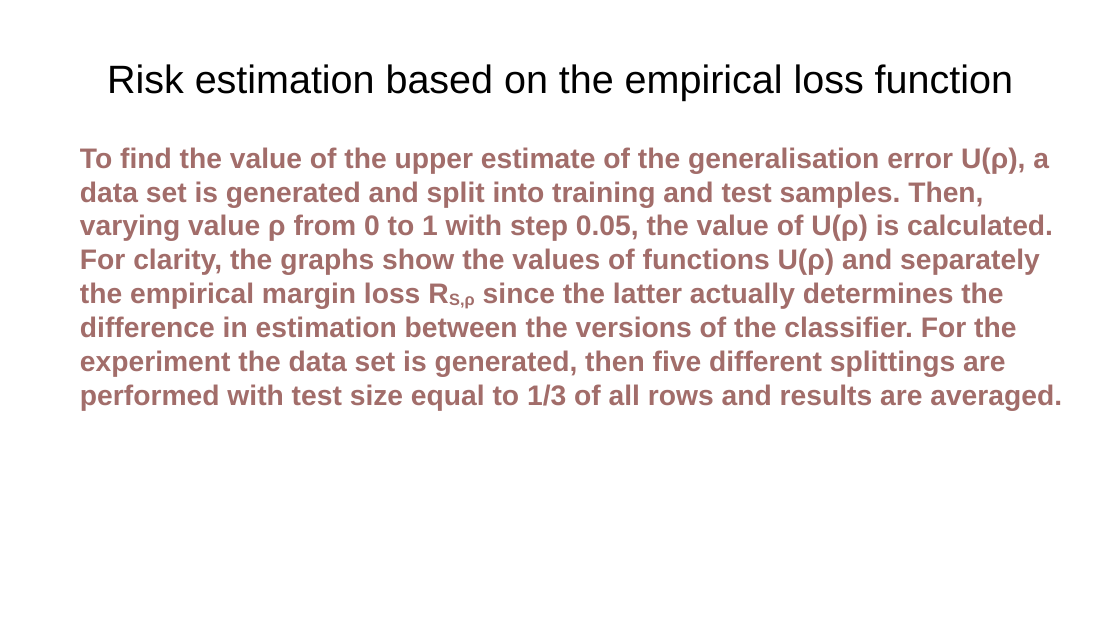
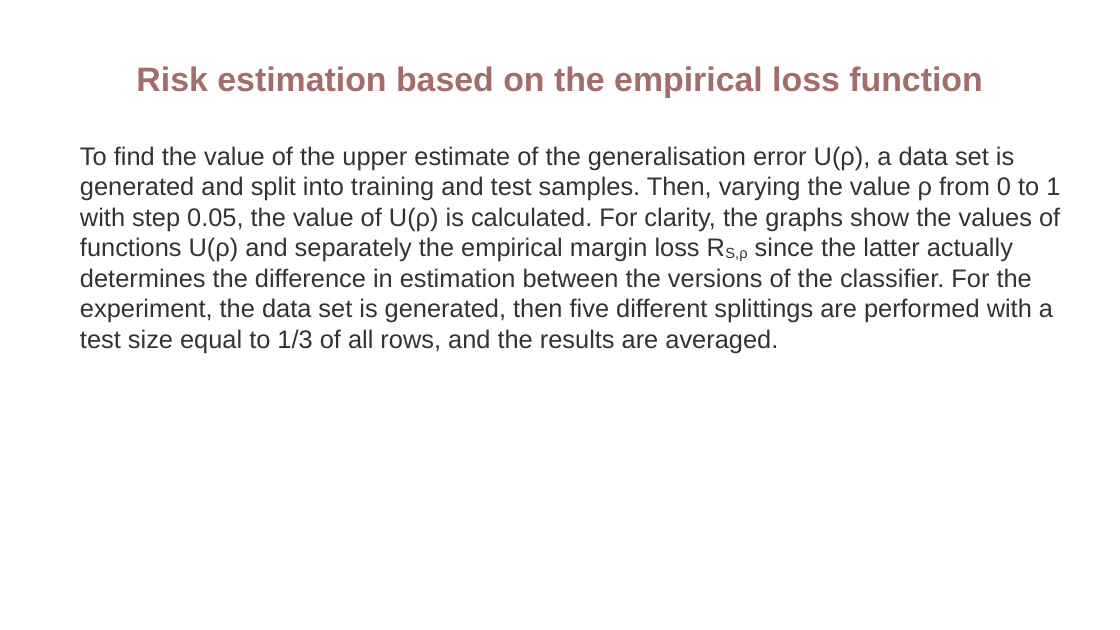
Before and after one commit to vkmbox/Ml-hse-final, a slide deck: slide 10 of output/presentation.pptx. Drawn at 1120x630 pixels with LibreOffice and Linux fonts; fonts in the diff are those of the drawing. Boxes give left, top, right and bottom in pixels: in the first picture for what was removed or moved away, otherwise in the second. Text is boxed around its words. In the diff, an @@ line names an element or a change of style, - is before the commit and + after.

```diff
--- a/output/presentation.pptx
+++ b/output/presentation.pptx
@@ text "Risk estimation based on the ..." at (136,66,982,97): size 28 to 24 pt, text colour #000000 to #A26D6A, bold on @@
@@ text at (80,146,1060,353): text changed; size 20 to 18 pt; text colour #A26D6A to #333333; bold off @@
-To find the value of the upper estimate of the generalisation error U(ρ), a data set is generated and split into training and test samples. Then, varying value ρ from 0 to 1 with step 0.05, the value of U(ρ) is calculated. For clarity, the graphs show the values of functions U(ρ) and separately the empirical margin loss RS,ρ since the latter actually determines the difference in estimation between the versions of the classifier. For the experiment the data set is generated, then five different splittings are performed with test size equal to 1/3 of all rows and results are averaged.
+To find the value of the upper estimate of the generalisation error U(ρ), a data set is generated and split into training and test samples. Then, varying the value ρ from 0 to 1 with step 0.05, the value of U(ρ) is calculated. For clarity, the graphs show the values of functions U(ρ) and separately the empirical margin loss RS,ρ since the latter actually determines the difference in estimation between the versions of the classifier. For the experiment, the data set is generated, then five different splittings are performed with a test size equal to 1/3 of all rows, and the results are averaged.
```
Also in this commit, not shown: 13 other slides changed, 1 slide added.
